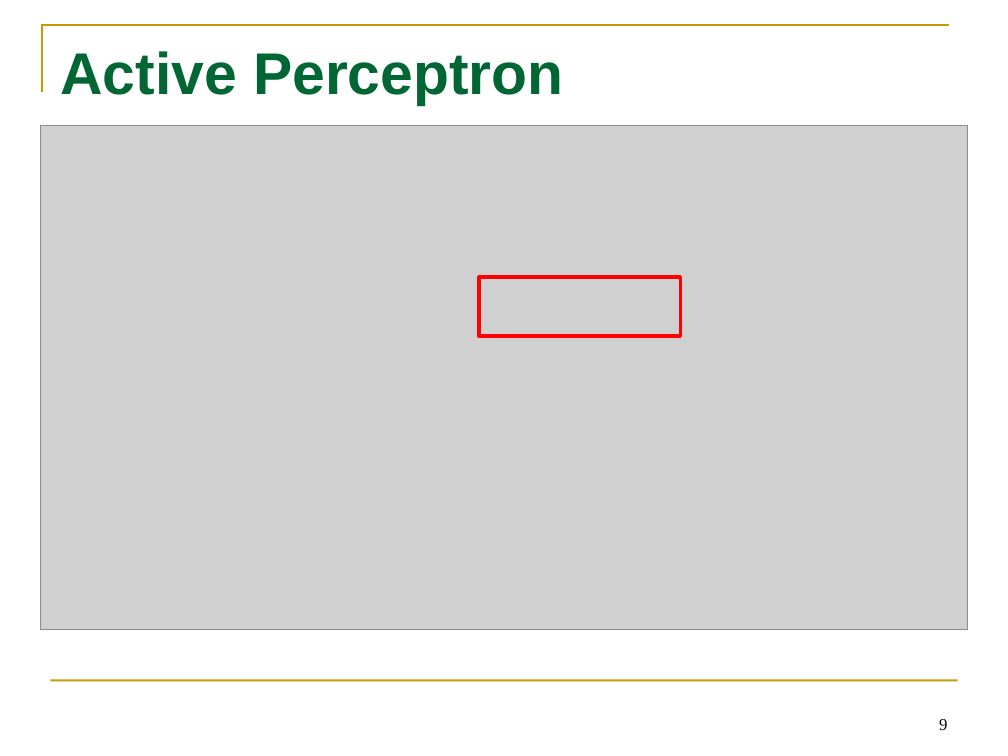
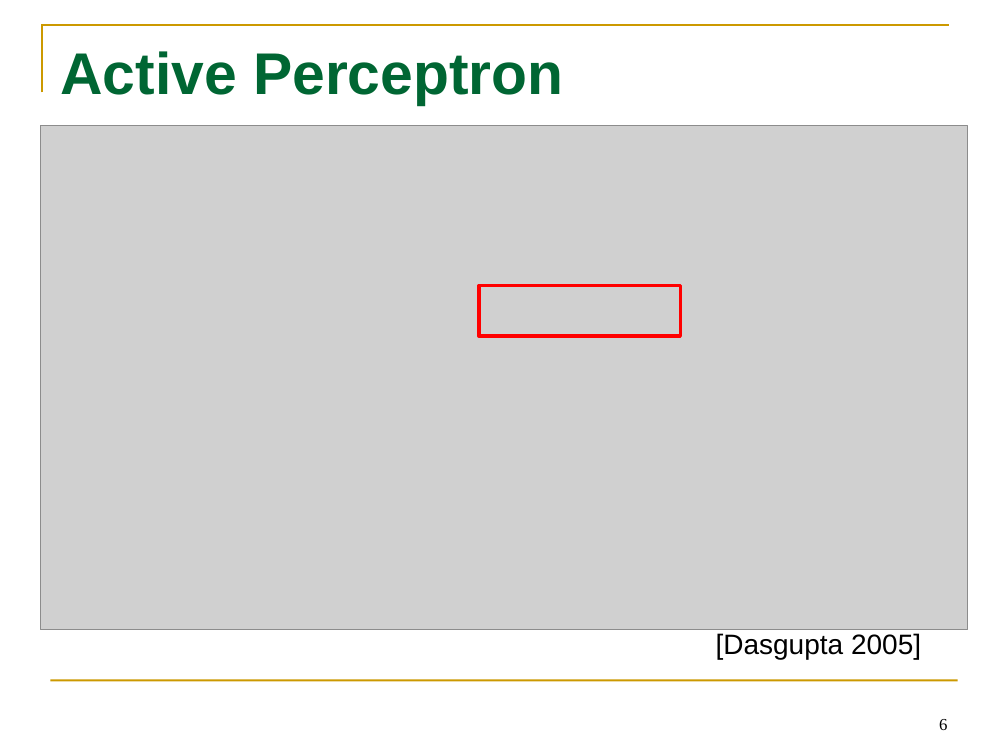
Before and after one commit to tttyy/Active-Learning, a slide deck: slide 6 of presentation/Activelearning.pptx (slide 9 before the commit). Drawn at 1008x756 pixels with LibreOffice and Linux fonts; fonts in the diff are those of the drawing; grey boxes stand for pictures. Boxes give left, top, right and bottom in pixels: in the first picture for what was removed or moved away, otherwise in the second. Text is boxed around its words. In the diff, an @@ line names an element or a change of style, - is before the commit and + after.

```diff
--- a/presentation/Activelearning.pptx
+++ b/presentation/Activelearning.pptx
@@ rectangle: place and size @@
-rectangle at bbox=[479, 277, 680, 336]
+rectangle at bbox=[479, 285, 680, 336]
@@ text added at bbox=[716, 633, 921, 659], 20 pt, text #000000 @@
+[Dasgupta 2005]
@@ page number at bbox=[939, 719, 947, 730]: text changed @@
-9
+6
```
Also in this commit, not shown: 4 other slides changed, 11 slides added, 2 slides removed.
